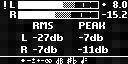
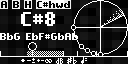
Before/after of a 128x64 layered artwork. What changed in the layer stack:
hid group "VU meter horiz copy" (14 layers) over [4, 1, 127, 53]
added group "big metronome" with 27 layers above "big perf screen w sphere" over [0, 0, 128, 56]
added layer "Layer 723 copy 3" (1st of 2, in "big metronome") in group "big metronome" over [91, 51, 96, 56]
added layer "Layer 723 copy 3" (2nd of 2, in "big metronome") in group "big metronome" over [85, 48, 90, 53]
added layer "Layer 723 copy 2" in group "big metronome" over [79, 44, 84, 49]
added layer "Layer 723 copy" in group "big metronome" over [98, 52, 103, 56]
added layer "Layer 723" in group "big metronome" over [71, 25, 76, 30]
added layer "Layer 726 copy" in group "big metronome" over [73, 0, 128, 55]
added layer "Layer 702" (1st of 3, in "big metronome") (difference) in group "big metronome" over [0, 0, 71, 9]
added group "pitch bend smaller" (1st of 2, in "big metronome") with 3 layers in group "big metronome" over [0, 42, 128, 56]
added layer "Layer 698 copy 2" (1st of 5, in "big metronome" › "pitch bend smaller") in group "pitch bend smaller" over [0, 51, 128, 56]
added group "pitch bend" (1st of 2, in "big metronome") with 3 layers in group "big metronome" over [0, 42, 128, 56]
added layer "Layer 698 copy 2" (2nd of 5, in "big metronome" › "pitch bend") in group "pitch bend" over [0, 51, 128, 56]
added layer "Layer 700" (2nd of 7, in "big metronome" › "pitch bend") in group "pitch bend" over [28, 42, 37, 51]
added layer "Layer 698 copy" (2nd of 7, in "big metronome" › "pitch bend") in group "pitch bend" over [0, 51, 63, 56]
added layer "C#8" (1st of 4, in "big metronome") in group "big metronome" over [21, 12, 55, 26]
added layer "BbG EbF#GbAb" (1st of 2, in "big metronome") in group "big metronome" over [0, 33, 78, 40]
added layer "A B H C#hwd" (1st of 2, in "big metronome") in group "big metronome" over [1, 1, 70, 8]
